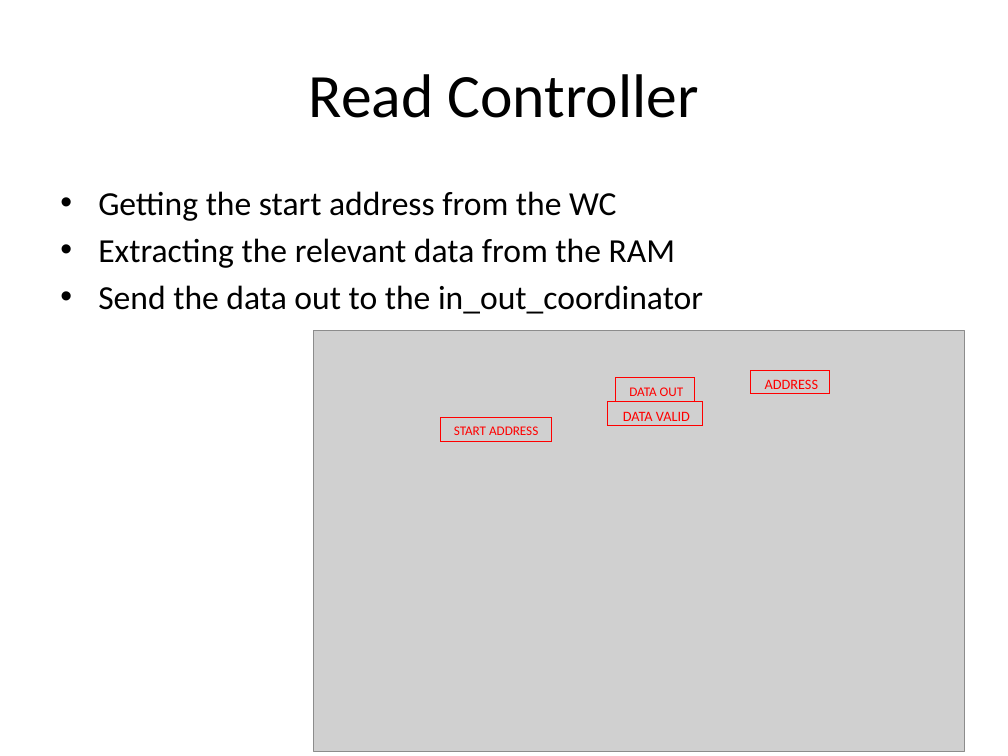
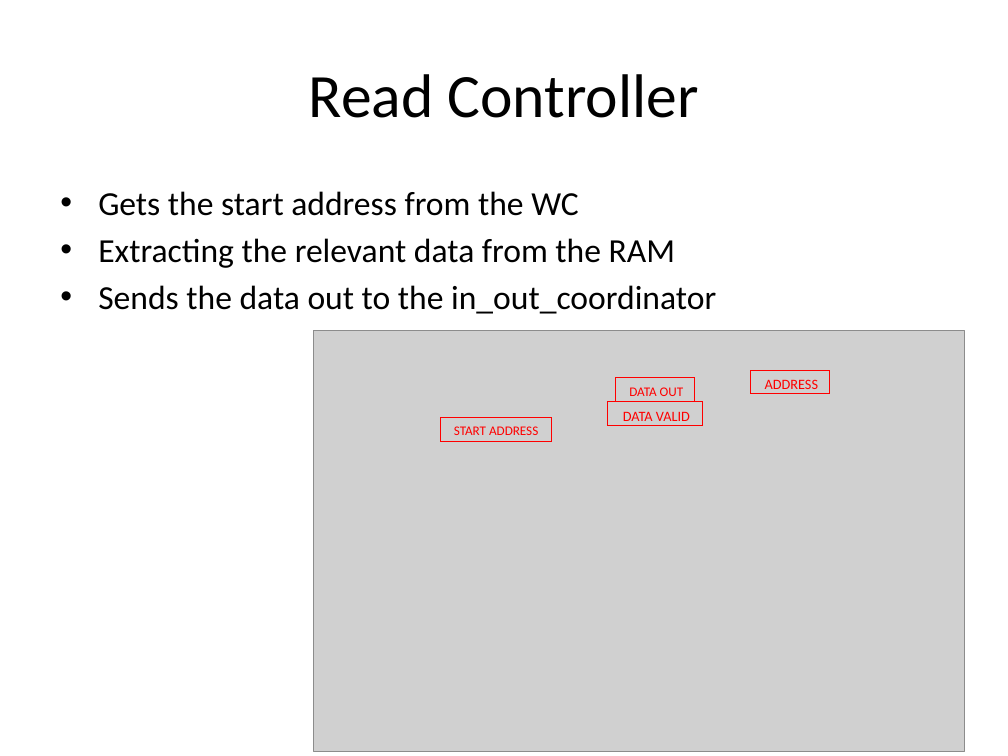
Before and after one commit to battellino/moran-zvika-project, a slide deck: slide 13 of presentation/final/final.pptx. Drawn at 1008x756 pixels with LibreOffice and Linux fonts; fonts in the diff are those of the drawing; grey boxes stand for pictures; background and template pictures are left out. Boxes give left, top, right and bottom in pixels: in the first picture for what was removed or moved away, otherwise in the second. Text is boxed around its words. In the diff, an @@ line names an element or a change of style, - is before the commit and + after.

```diff
--- a/presentation/final/final.pptx
+++ b/presentation/final/final.pptx
@@ text at bbox=[98, 191, 578, 216]: text changed @@
-• Getting the start address from the WC
+• Gets the start address from the WC
@@ text at bbox=[98, 285, 716, 314]: text changed @@
-• Send the data out to the in_out_coordinator
+• Sends the data out to the in_out_coordinator
```
Also in this commit, not shown: 8 other slides changed.
